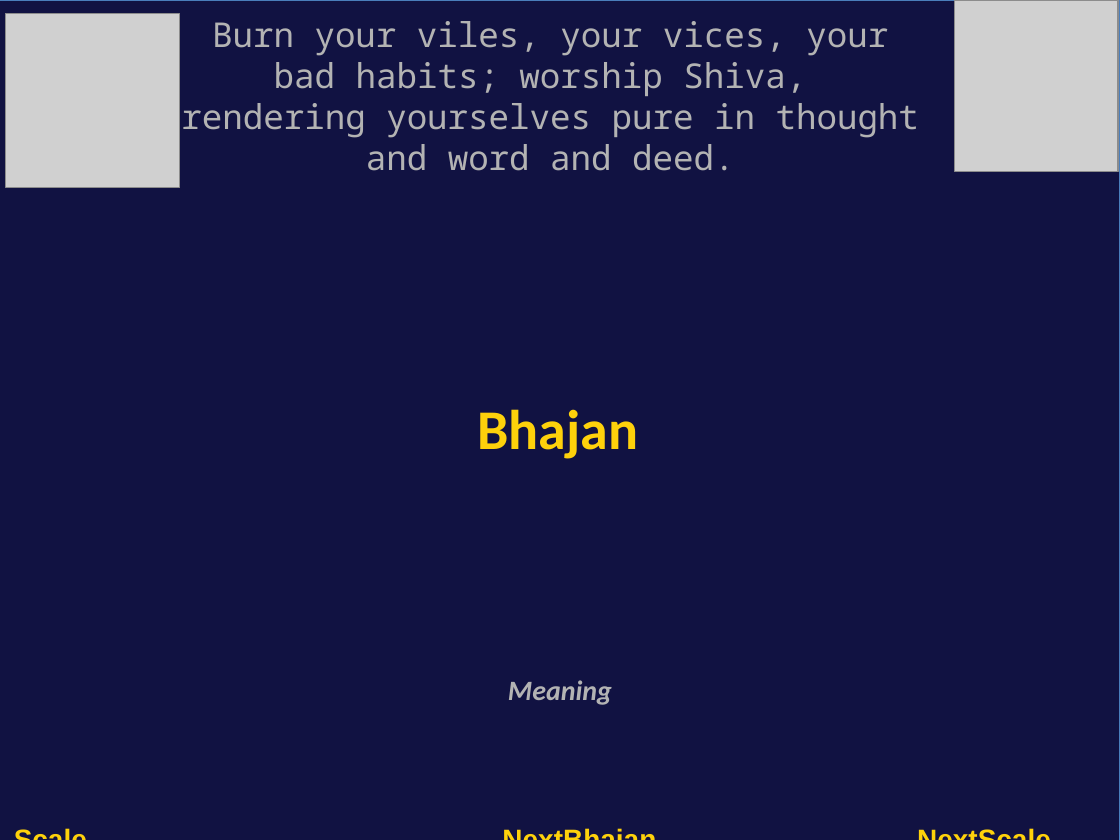
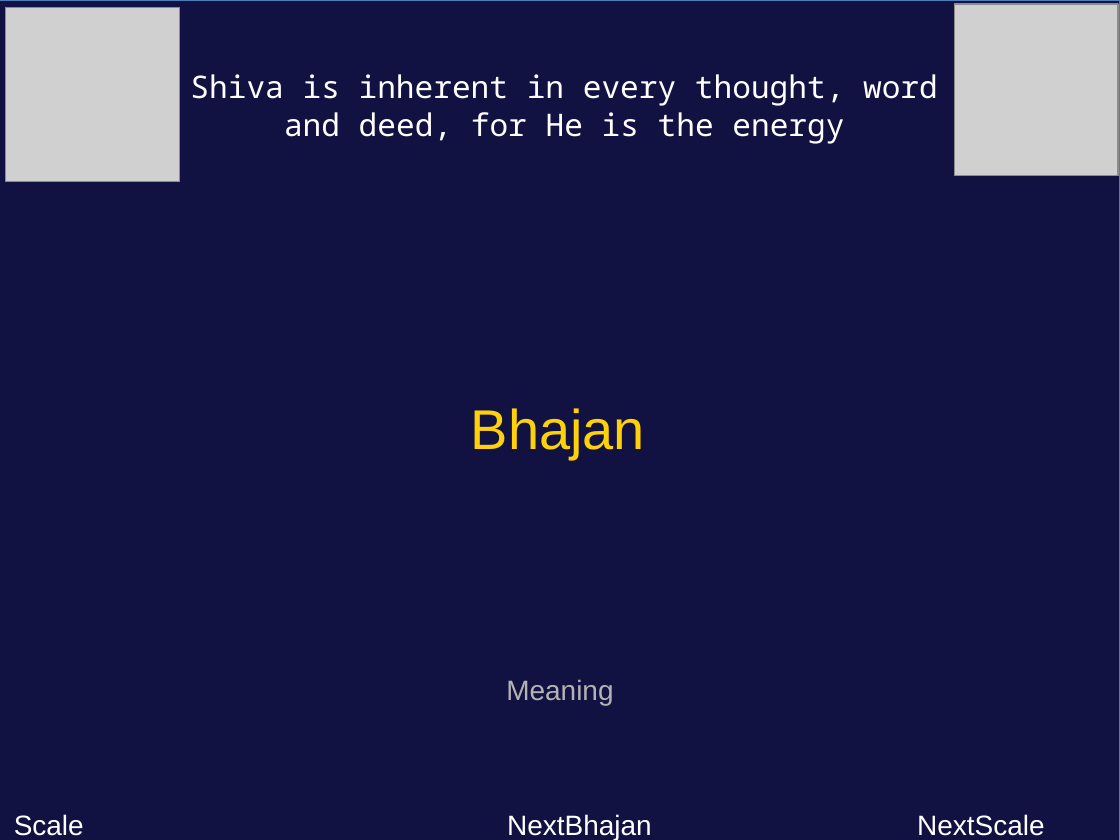
Before and after one commit to rkanadam/saibhajanmaker, a slide deck: slide 1 of WebContent/WEB-INF/templates/Shivaratri2016/master.pptx. Drawn at 1120x840 pixels with LibreOffice and Linux fonts; fonts in the diff are those of the drawing; grey boxes stand for pictures. Boxes give left, top, right and bottom in pixels: in the first picture for what was removed or moved away, otherwise in the second. Text is boxed around its words. In the diff, an @@ line names an element or a change of style, - is before the commit and + after.

Commit message:
Updating Shivaratri Template

```diff
--- a/WebContent/WEB-INF/templates/Shivaratri2016/master.pptx
+++ b/WebContent/WEB-INF/templates/Shivaratri2016/master.pptx
@@ picture: place and size @@
-picture at (6,13,179,188)
+picture at (6,8,179,183)
@@ picture: place and size @@
-picture at (954,0,1118,171)
+picture at (954,4,1118,176)
@@ text at (190,74,938,144): text changed; size 22 to 20 pt; text colour #B3B3B3 to #FFFFFF @@
-Burn your viles, your vices, your bad habits; worship Shiva,
-rendering yourselves pure in thought and word and deed.
+Shiva is inherent in every thought, word and deed, for He is the energy
@@ title "Bhajan" at (471,408,645,459): font Calibri to Arial, bold off @@
@@ subtitle "Meaning" at (506,679,613,705): font Calibri to Arial, bold off, italic off @@
@@ 3 texts: place and size @@
-3 texts at (2,815,1111,840)
+3 texts at (14,814,1045,840)
@@ text colour #FED10B to #FFFFFF, bold off in 3 elements at (14,814,84,836), (917,814,1045,836), (507,814,652,840) @@
```
